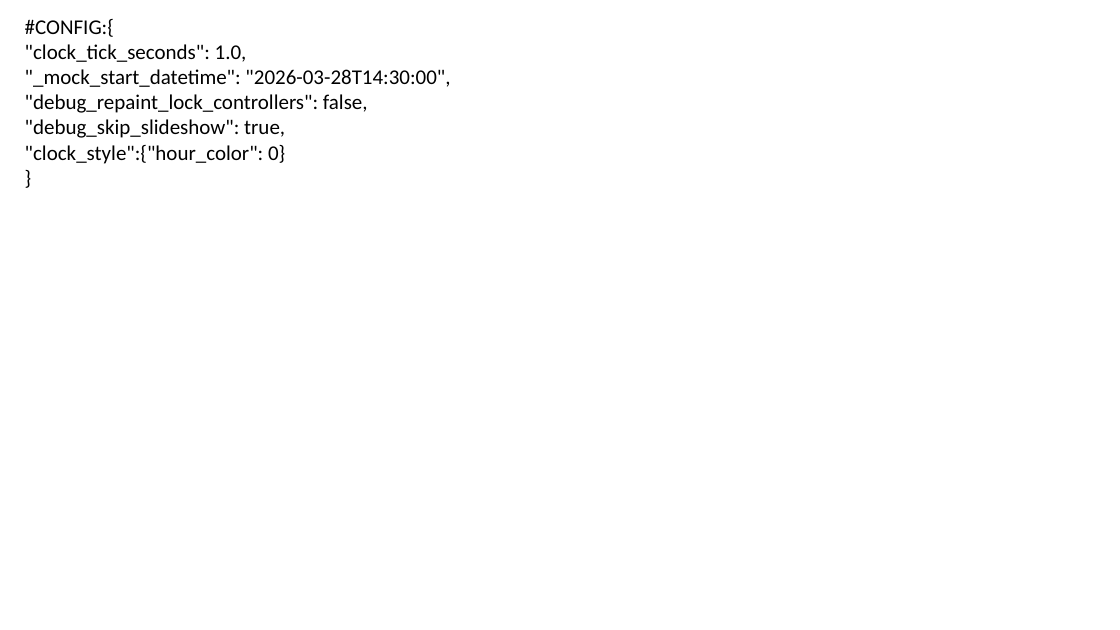
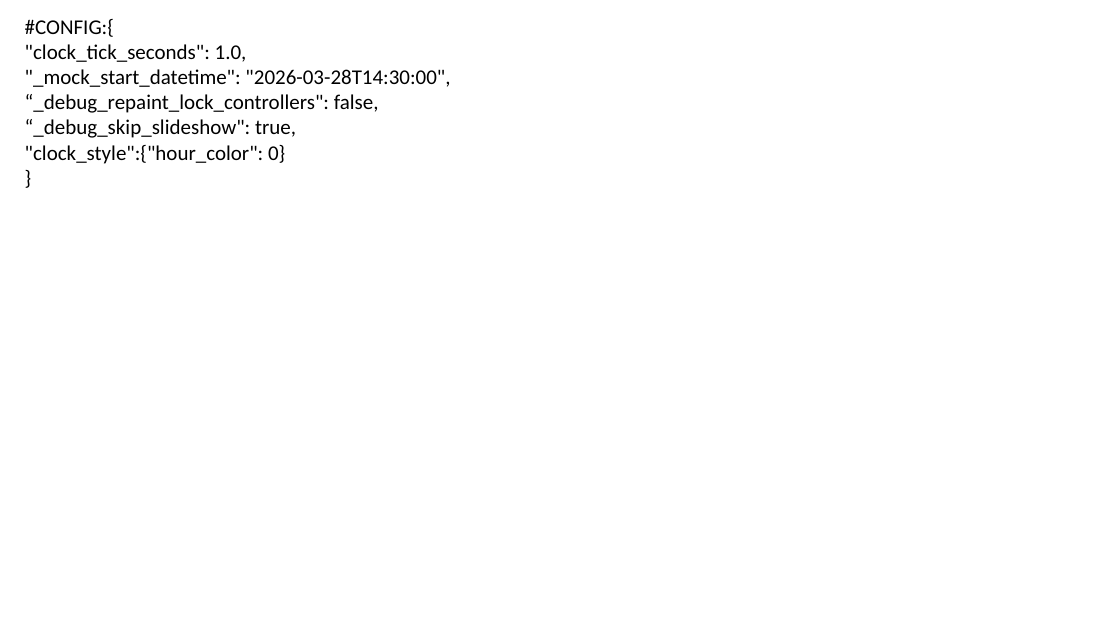
Before and after one commit to diaphone0/shul-luah, a slide deck: slide 1 of luah.pptx (slide 4 before the commit). Drawn at 1120x630 pixels with LibreOffice and Linux fonts; fonts in the diff are those of the drawing. Boxes give left, top, right and bottom in pixels: in the first picture for what was removed or moved away, otherwise in the second. Text is boxed around its words. In the diff, an @@ line names an element or a change of style, - is before the commit and + after.

```diff
--- a/luah.pptx
+++ b/luah.pptx
@@ text at [25, 94, 379, 138]: text changed @@
-"debug_repaint_lock_controllers": false,
-"debug_skip_slideshow": true,
+“_debug_repaint_lock_controllers": false,
+“_debug_skip_slideshow": true,
```
Also in this commit, not shown: 3 other slides changed, 3 slides removed.
